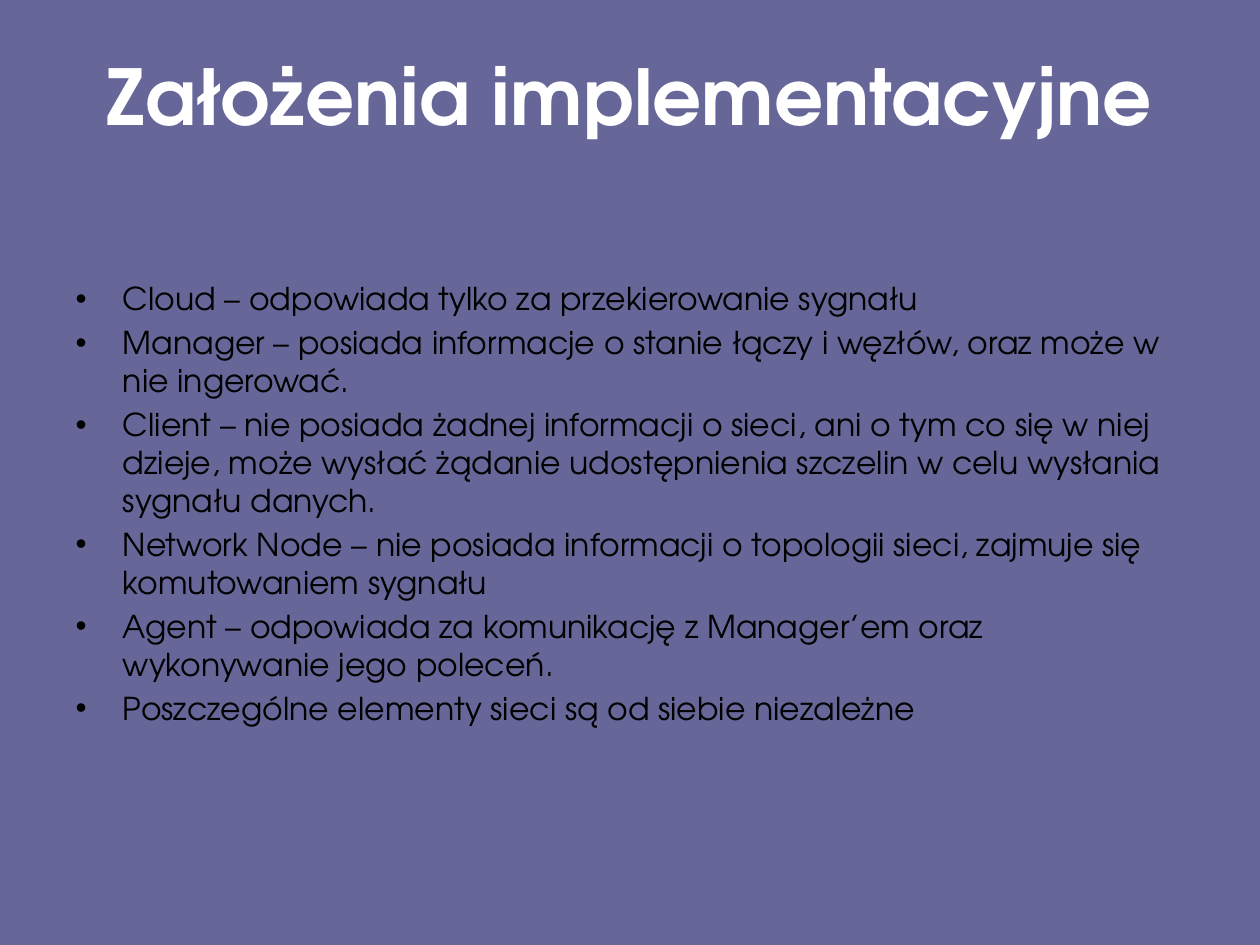
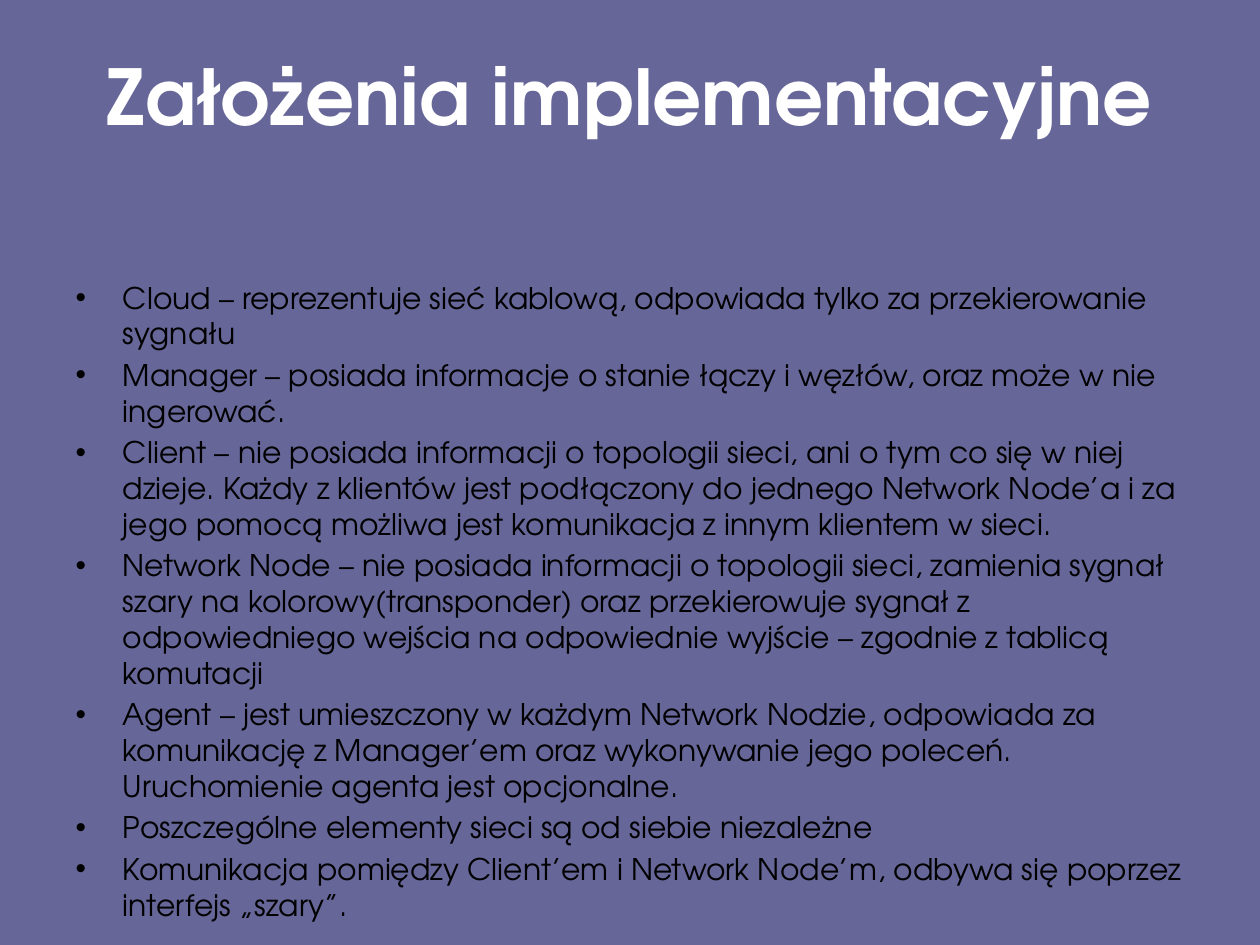
Before and after one commit to kpowojski/TSST_EON, a slide deck: slide 5 of Prezentacja.pptx. Drawn at 1260x945 pixels with LibreOffice and Linux fonts; fonts in the diff are those of the drawing; background and template pictures are left out. Boxes give left, top, right and bottom in pixels: in the first picture for what was removed or moved away, otherwise in the second. Text is boxed around its words. In the diff, an @@ line names an element or a change of style, - is before the commit and + after.

Commit message:
asd

```diff
--- a/Prezentacja.pptx
+++ b/Prezentacja.pptx
@@ text at (x1=123, y1=286, x2=1146, y2=351): text changed; size 18 to 17 pt @@
-• Cloud – odpowiada tylko za przekierowanie sygnału
+• Cloud – reprezentuje sieć kablową, odpowiada tylko za przekierowanie sygnału
@@ text at (x1=123, y1=363, x2=1155, y2=846): size 18 to 17 pt in "Manager – posiada informacje o stanie łączy ...", "Poszczególne elementy sieci są od siebie niezależne" @@
@@ text at (x1=123, y1=440, x2=1176, y2=804): text changed; size 18 to 17 pt @@
-• Client – nie posiada żadnej informacji o sieci, ani o tym co się w niej dzieje, może wysłać żądanie udostępnienia szczelin w celu wysłania sygnału danych.
-• Network Node – nie posiada informacji o topologii sieci, zajmuje się komutowaniem sygnału
-• Agent – odpowiada za komunikację z Manager’em oraz wykonywanie jego poleceń.
+• Client – nie posiada informacji o topologii sieci, ani o tym co się w niej dzieje. Każdy z klientów jest podłączony do jednego Network Node’a i za jego pomocą możliwa jest komunikacja z innym klientem w sieci.
+• Network Node – nie posiada informacji o topologii sieci, zamienia sygnał szary na kolorowy(transponder) oraz przekierowuje sygnał z odpowiedniego wejścia na odpowiednie wyjście – zgodnie z tablicą komutacji
+• Agent – jest umieszczony w każdym Network Nodzie, odpowiada za komunikację z Manager’em oraz wykonywanie jego poleceń. Uruchomienie agenta jest opcjonalne.
@@ text at (x1=123, y1=857, x2=1182, y2=922): paragraph added @@
+• Komunikacja pomiędzy Client’em i Network Node’m, odbywa się poprzez interfejs „szary”.
```
Also in this commit, not shown: 1 other slide changed.
